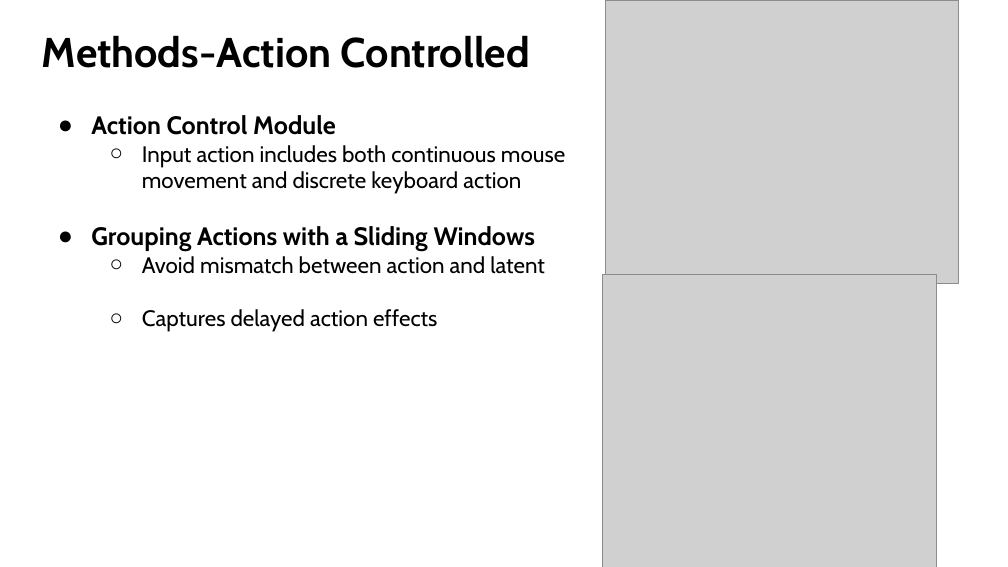
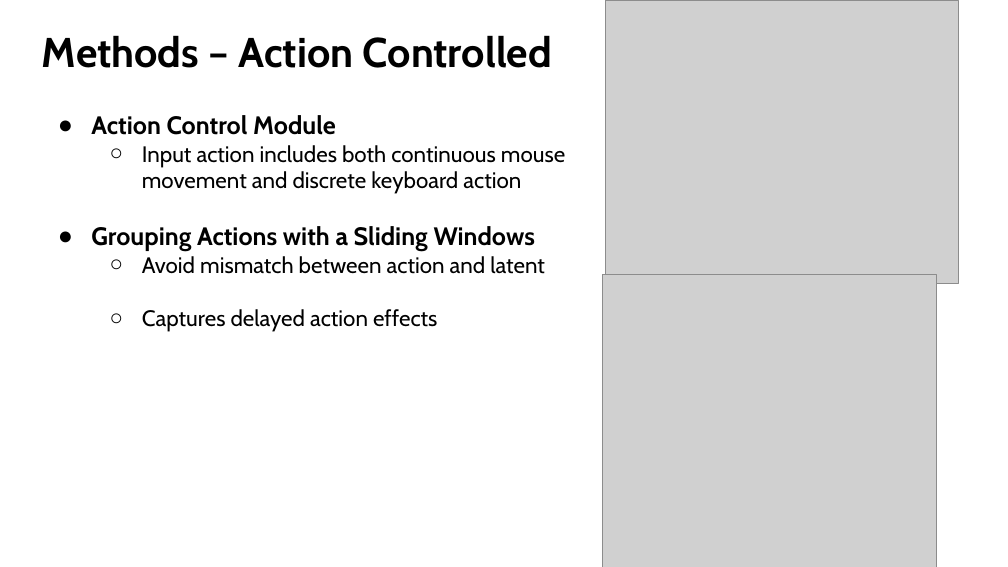
Before and after one commit to Lukelaitw/2025-VLL-undergraduate-research, a slide deck: slide 4 of week4/VLL_4_GameFactory_1103.pptx. Drawn at 1008x567 pixels with LibreOffice and Linux fonts; fonts in the diff are those of the drawing; grey boxes stand for pictures. Boxes give left, top, right and bottom in pixels: in the first picture for what was removed or moved away, otherwise in the second. Text is boxed around its words. In the diff, an @@ line names an element or a change of style, - is before the commit and + after.

```diff
--- a/week4/VLL_4_GameFactory_1103.pptx
+++ b/week4/VLL_4_GameFactory_1103.pptx
@@ title at (42,35,552,68): text changed @@
-Methods-Action Controlled
+Methods – Action Controlled
```
Also in this commit, not shown: 1 other slide changed, 6 slides added.
